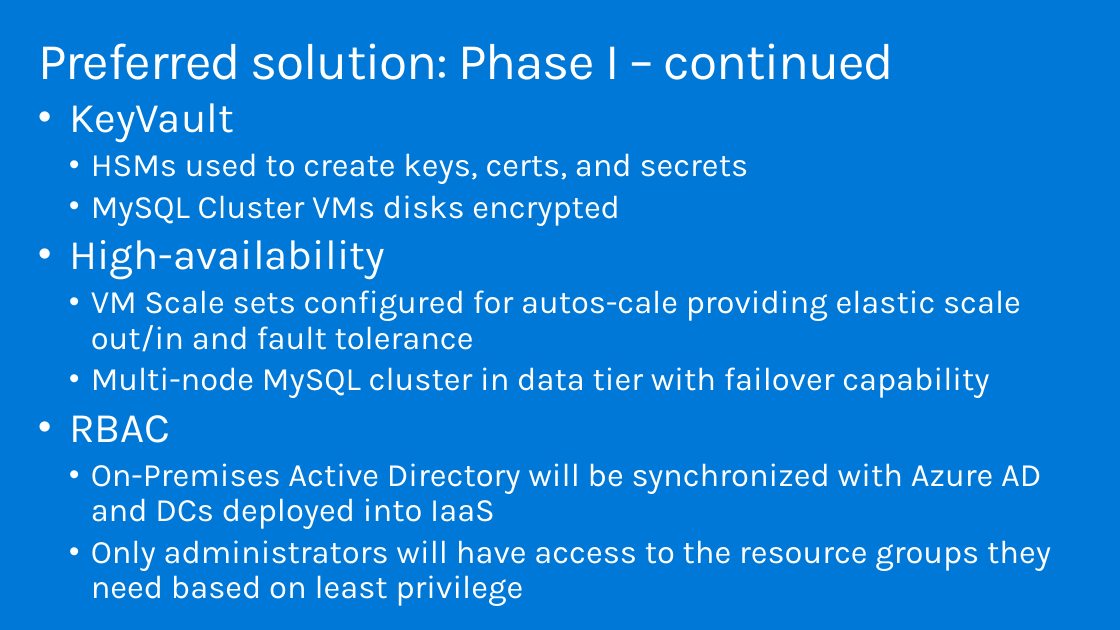
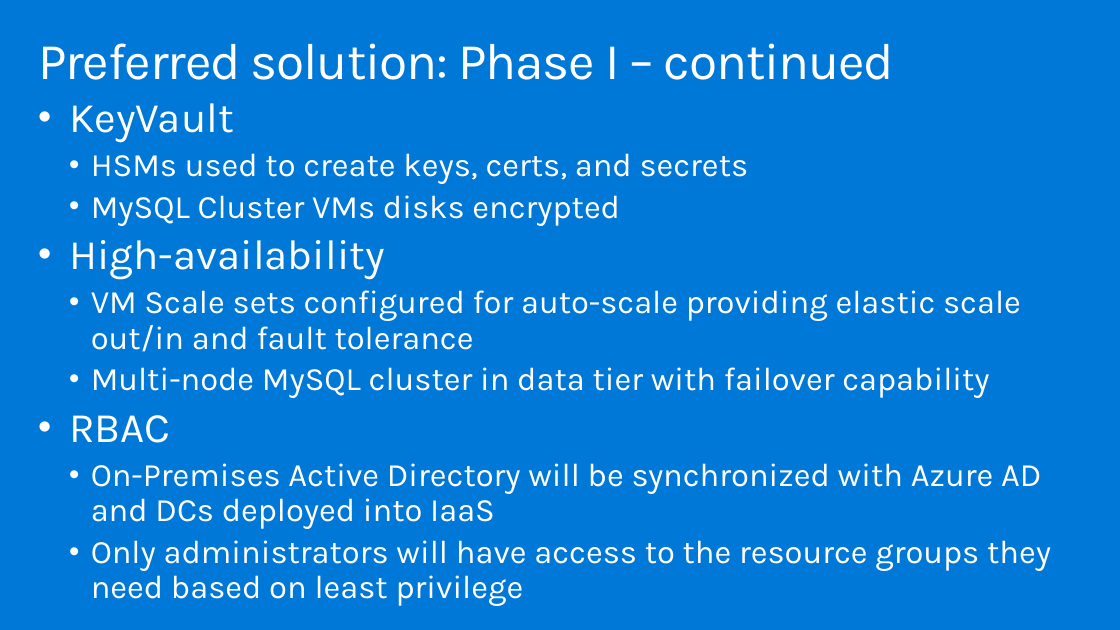
Before and after one commit to larryms/MCW-Linux-lift-and-shift, a slide deck: slide 24 of Whiteboard design session/WDS trainer presentation - Linux lift and shift.pptx. Drawn at 1120x630 pixels with LibreOffice and Linux fonts; fonts in the diff are those of the drawing; background and template pictures are left out. Boxes give left, top, right and bottom in pixels: in the first picture for what was removed or moved away, otherwise in the second. Text is boxed around its words. In the diff, an @@ line names an element or a change of style, - is before the commit and + after.

```diff
--- a/Whiteboard design session/WDS trainer presentation - Linux lift and shift.pptx
+++ b/Whiteboard design session/WDS trainer presentation - Linux lift and shift.pptx
@@ text at [91, 290, 1021, 352]: text changed @@
-  • VM Scale sets configured for autos-cale providing elastic scale out/in and fault tolerance
+  • VM Scale sets configured for auto-scale providing elastic scale out/in and fault tolerance
```
Also in this commit, not shown: 1 other slide changed.
